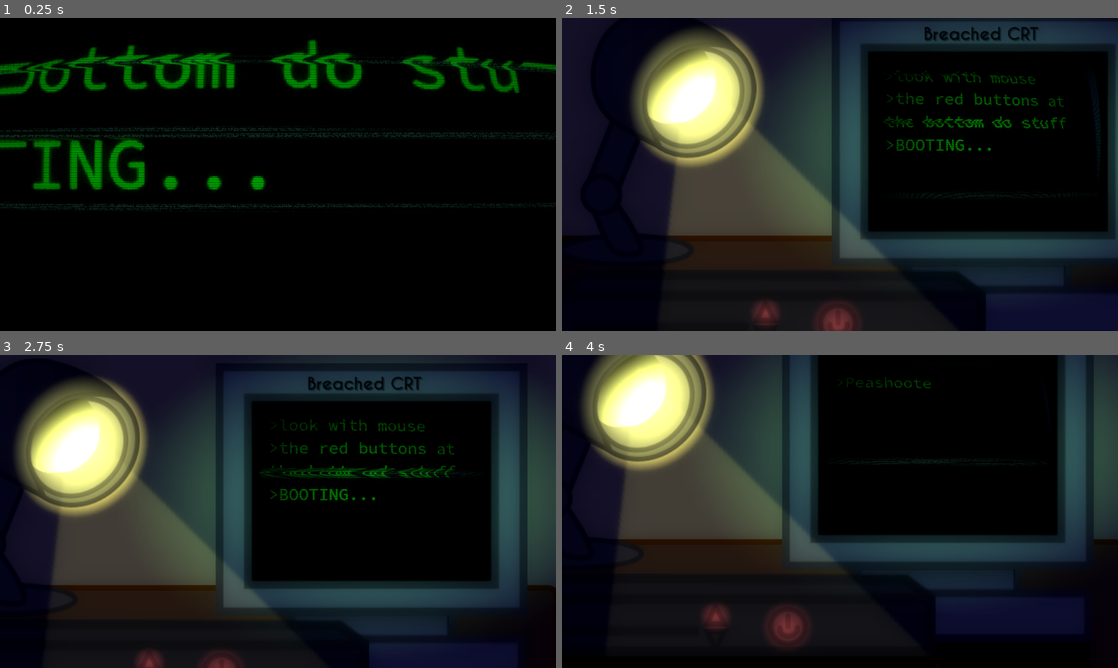
Above: before the commit, frames 1-4 (two rows, left to right).
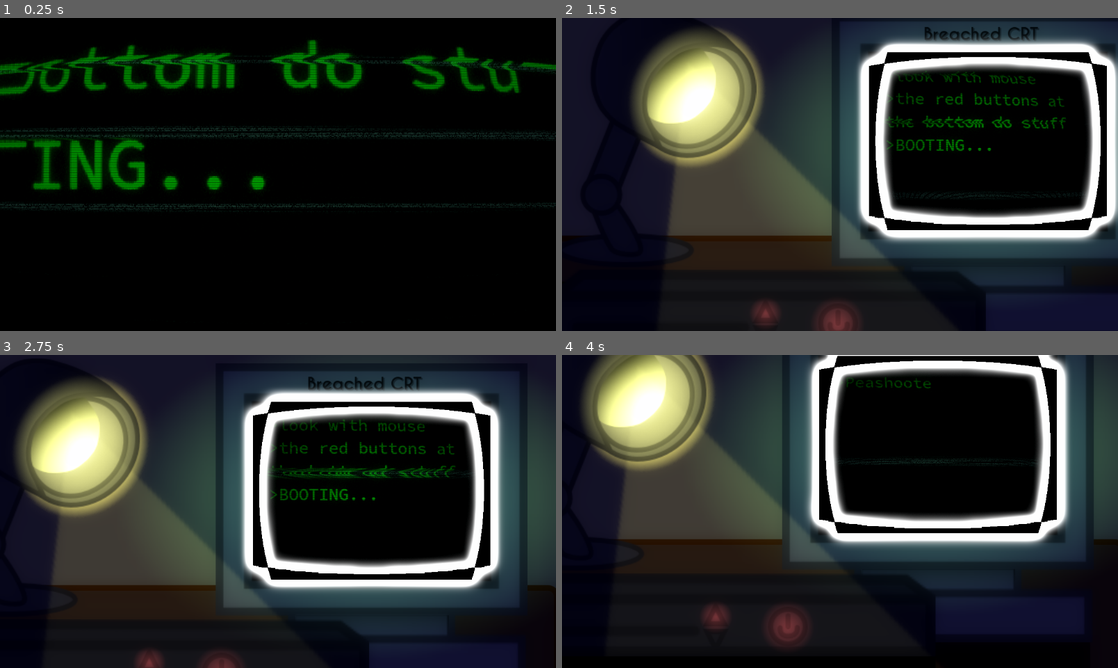
Above: after the commit, the same moments.

Repository: ArandomPsi/campfirejamthingy
Game: Godot game, scene res://scenes/titlescreen.tscn
Two runs of this game, one before a commit and one after it. Both use one fixed random seed, a clock stepped at 60 frames per second and the inputs below.
Inputs (mouse positions are in pixels of both pictures, inside the frame that each line leads up to):
- Up to frame 1 (0.25 s): no input
- Up to frame 2 (1.5 s): move the mouse to (962, 158) at 0.52 s; press the mouse at (962, 158) at 0.53 s; hold D (right) 0.53-1.28 s; move the mouse to (728, 190) at 1.27 s; release the mouse at (728, 190) at 1.28 s; hold S (down) from 1.28 s (still down); click (728, 190) at 1.35 s
- Up to frame 3 (2.75 s): move the mouse to (333, 442) at 2.02 s; release S (down) at 2.03 s; press the mouse at (333, 442) at 2.03 s; hold D (right) from 2.03 s (still down)
- Up to frame 4 (4 s): move the mouse to (812, 574) at 2.77 s; release D (right) at 2.78 s; release the mouse at (812, 574) at 2.78 s; hold W (up) 2.78-3.53 s; click (812, 574) at 2.85 s; move the mouse to (1006, 558) at 3.52 s; press the mouse at (1006, 558) at 3.53 s; hold A (left) from 3.53 s (still down)

The runs differ from the first frame. In frame 2, 14% of the frame differs, in the area x 15-100%, y 6-72%; in frame 3, 14%, in the area x 5-91%, y 10-76%; in frame 4, 12%.

Commit message:
Tried to do stuff

Diff:
--- a/project.godot
+++ b/project.godot
@@ -68,4 +68,6 @@
 
 [rendering]
 
+renderer/rendering_method="gl_compatibility"
 environment/defaults/default_clear_color=Color(0, 0, 0, 1)
+viewport/hdr_2d=true
--- a/scenes/player.tscn
+++ b/scenes/player.tscn
@@ -86,7 +86,7 @@
 particle_flag_disable_z = true
 angle_min = -720.0
 angle_max = 720.0
-spread = 39.474
+spread = 0.0
 initial_velocity_min = 778.62
 initial_velocity_max = 1000.0
 angular_velocity_min = -720.0
Not shown: 1 places in scenes/player.tscn that only renumber resources
Not shown, changed: .DS_Store
